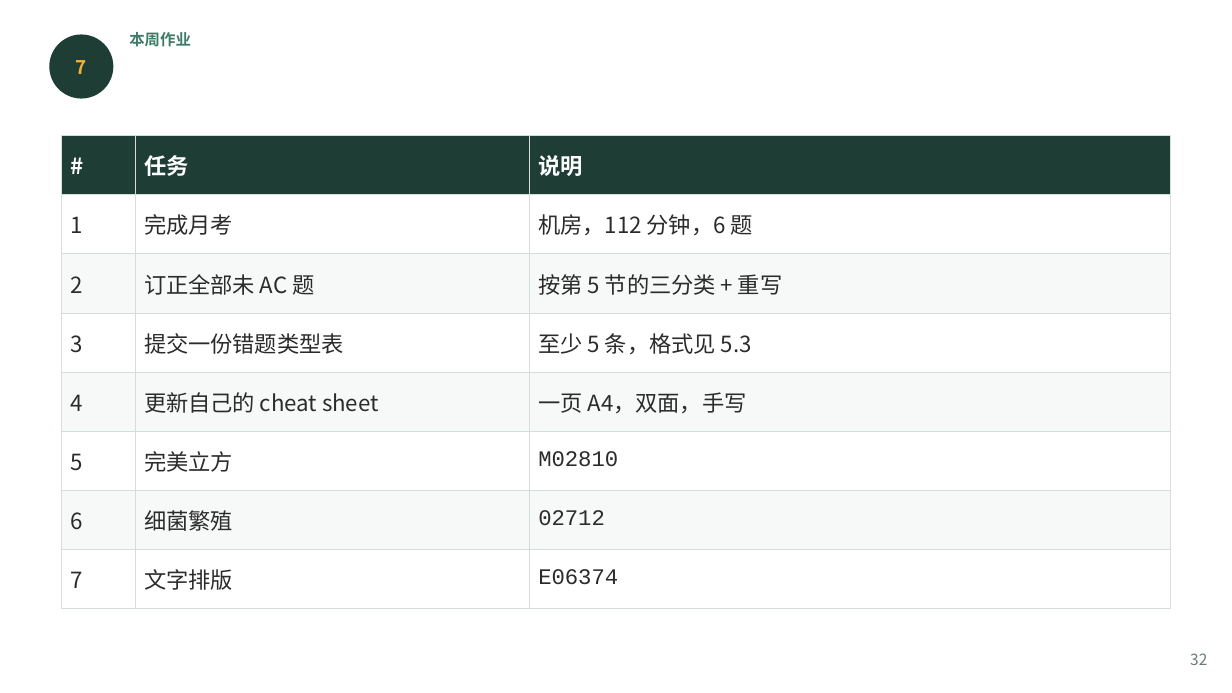
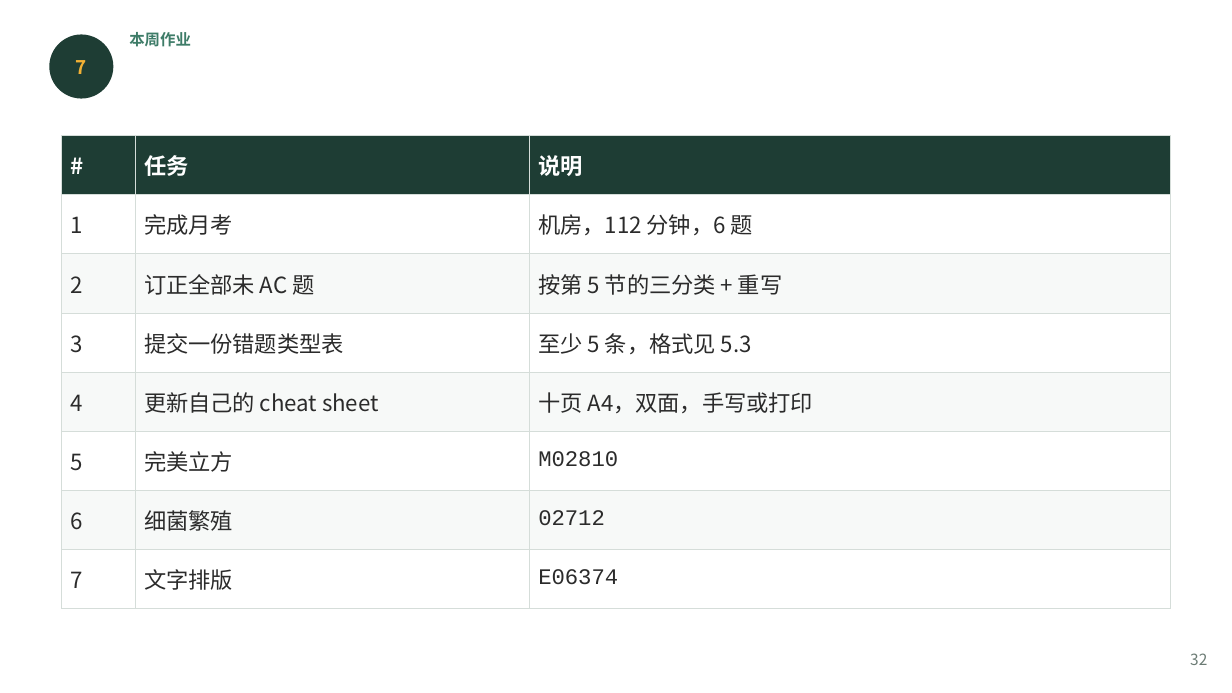
Before and after one commit to GMyhf/2026fall-cs101, a slide deck: slide 32 of courseware/202609_ADS_W05_October_Exam_Review.pptx. Drawn at 1232x693 pixels with LibreOffice and Linux fonts; fonts in the diff are those of the drawing. Boxes give left, top, right and bottom in pixels: in the first picture for what was removed or moved away, otherwise in the second. Text is boxed around its words. In the diff, an @@ line names an element or a change of style, - is before the commit and + after.

```diff
--- a/courseware/202609_ADS_W05_October_Exam_Review.pptx
+++ b/courseware/202609_ADS_W05_October_Exam_Review.pptx
@@ table at box(62, 136, 1170, 594) @@
-row 5, column 3: 一页 A4，双面，手写
+row 5, column 3: 十页 A4，双面，手写或打印
```
Also in this commit, not shown: 1 other slide changed, 2 other files.
